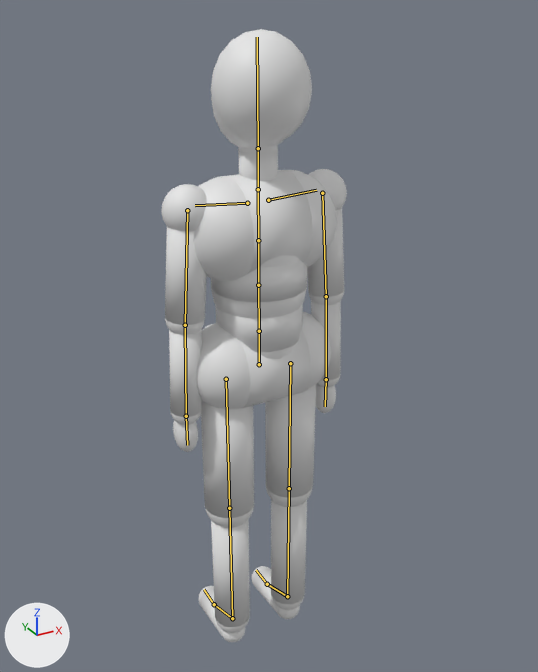
What one commit did to the Blender file previs/rig/mannequin.blend.
Both versions are drawn from a 50 mm camera at (-0.861, -1.62, 1.839) aimed at (0.103, 0.133, 0.963). Arrows for +X, +Y and +Z are at lower left; the lights stay in place. The picture after the commit comes second. The bones that bend it are drawn over the model as lines.

In view in the first picture: 'MannequinMesh'.
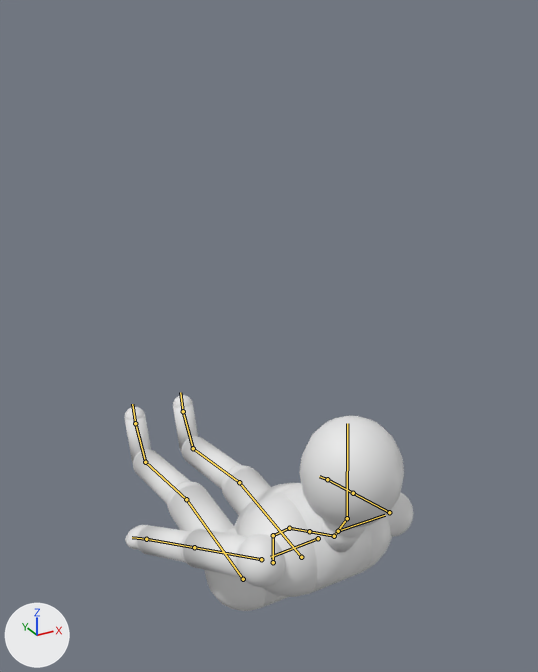
The newer file adds an action. The first version stands in its rest pose; the second is drawn at frame 1 of the action 'sitpress'.

Changed parts and their boxes [x1, y1, x2, y2] in the pictures (538 x 672 px):
'MannequinMesh', posed (55% wider, 65% shorter): before [161, 29, 347, 642]; after [125, 395, 414, 611]
bone 'Hips', root to tip: before (259, 364) to (259, 331); after (273, 562) to (273, 535)
bone 'Spine', root to tip: before (259, 331) to (258, 285); after (273, 535) to (289, 528)
bone 'Spine1', root to tip: before (258, 285) to (258, 240); after (289, 528) to (309, 531)
bone 'Neck', root to tip: before (258, 189) to (258, 148); after (334, 536) to (347, 518)
bone 'Head', root to tip: before (258, 148) to (257, 37); after (347, 518) to (347, 423)
bone 'LeftArm', root to tip: before (187, 210) to (185, 325); after (261, 559) to (194, 547)
bone 'LeftForeArm', root to tip: before (185, 325) to (186, 416); after (194, 547) to (146, 539)
bone 'RightArm', root to tip: before (322, 193) to (326, 296); after (389, 512) to (353, 493)
bone 'RightForeArm', root to tip: before (326, 296) to (326, 379); after (353, 493) to (327, 479)
bone 'LeftUpLeg', root to tip: before (226, 379) to (229, 508); after (243, 579) to (186, 499)
bone 'LeftLeg', root to tip: before (229, 508) to (232, 618); after (186, 499) to (145, 462)
bone 'RightUpLeg', root to tip: before (290, 363) to (289, 488); after (301, 557) to (239, 482)
bone 'RightLeg', root to tip: before (289, 488) to (287, 596); after (239, 482) to (193, 448)

What the commit changed:
Bone 'Hips' (bone_hips) moves from (0.0, 0.0, 0.0) to (0.0, -0.62, 0.08).
Bone 'Spine' (bone_spine) turns from (0, 0, 0) to (46, 0, 0) degrees about its own x, y and z.
Bone 'Spine1' (bone_spine1) turns from (0, 0, 0) to (14, 0, 0) degrees about its own x, y and z.
Bone 'Neck' (bone_neck) turns from (0, 0, 0) to (-30, 0, 0) degrees about its own x, y and z.
Bone 'Head' (bone_head) turns from (0, 0, 0) to (-34, 0, 0) degrees about its own x, y and z.
Bone 'LeftArm' (bone_leftarm) turns from (0, 0, 0) to (19, 74, 27) degrees about its own x, y and z.
Bone 'LeftForeArm' (bone_leftforearm) turns from (0, 0, 0) to (0, 0, 2) degrees about its own x, y and z.
Bone 'RightArm' (bone_rightarm) turns from (0, 0, 0) to (19, -74, -27) degrees about its own x, y and z.
Bone 'RightForeArm' (bone_rightforearm) turns from (0, 0, 0) to (0, 0, -2) degrees about its own x, y and z.
Bone 'LeftUpLeg' (bone_leftupleg) turns from (0, 0, 0) to (92, 0, 0) degrees about its own x, y and z.
Bone 'LeftLeg' (bone_leftleg) turns from (0, 0, 0) to (-14, 0, 0) degrees about its own x, y and z.
Bone 'RightUpLeg' (bone_rightupleg) turns from (0, 0, 0) to (92, 0, 0) degrees about its own x, y and z.
Bone 'RightLeg' (bone_rightleg) turns from (0, 0, 0) to (-14, 0, 0) degrees about its own x, y and z.
